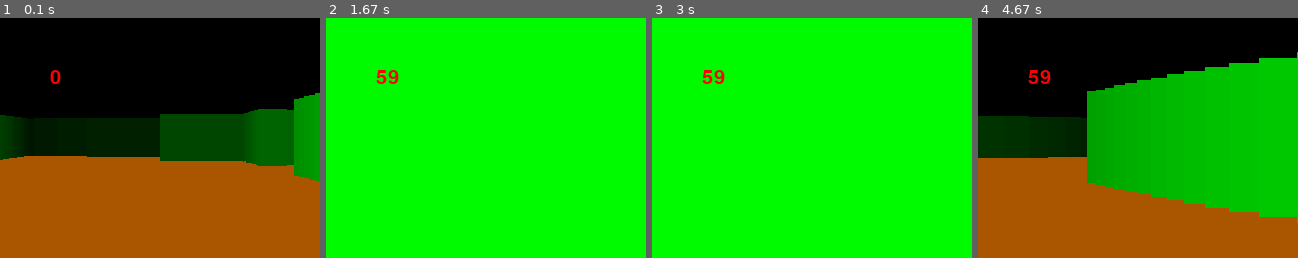
Above: before the commit, frames 1-4 (left to right).
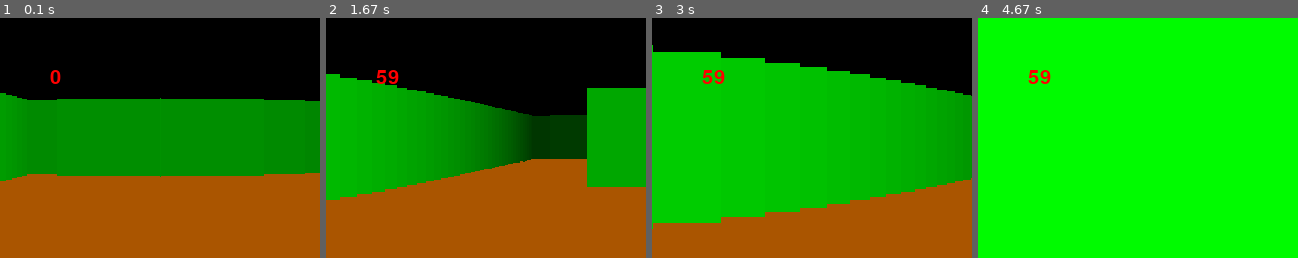
Above: after the commit, the same moments.

Repository: dacanizares/IntroCS-ES
Game: pygame game, started from py/motor-3d/motor-3d.py
The game is run twice, just before and just after one commit, with the same random seed, the same clock (stepped at 60 frames per second) and the same inputs.
Inputs:
- Up to frame 1 (0.1 s): no input
- Up to frame 2 (1.67 s): hold Right 0.33-0.8 s; hold Up 0.83-1.13 s; hold Right 1.17-1.63 s
- Up to frame 3 (3 s): hold Right 1.67-2.2 s; hold Left 2.23-2.53 s; hold Left 2.57-2.97 s
- Up to frame 4 (4.67 s): hold Up 3-3.37 s; hold Right 3.4-4.03 s; hold Right 4.07-4.43 s

The runs differ from the first frame. In frame 1, 30% of the frame differs, in the area x 0-100%, y 31-68%; in frame 2, 100%; in frame 3, 100%; in frame 4, 100%, in the area x 0-100%, y 0-100%.

Commit message:
Improved playre location and map

Diff:
--- a/py/motor-3d/motor-3d.py
+++ b/py/motor-3d/motor-3d.py
@@ -2,8 +2,8 @@
 import math
 
 # Posicion del jugador
-jugador_x = 3
-jugador_y = 3
+jugador_x = 6
+jugador_y = 6
 
 # Direccion
 jugador_rot = 0
@@ -42,7 +42,7 @@
   mapa.append("##########")
   mapa.append("#...#....#")
   mapa.append("#........#")
-  mapa.append("#...####.#")
+  mapa.append("###.####.#")
   mapa.append("#...#....#")
   mapa.append("#...#....#")
   mapa.append("#........#")
